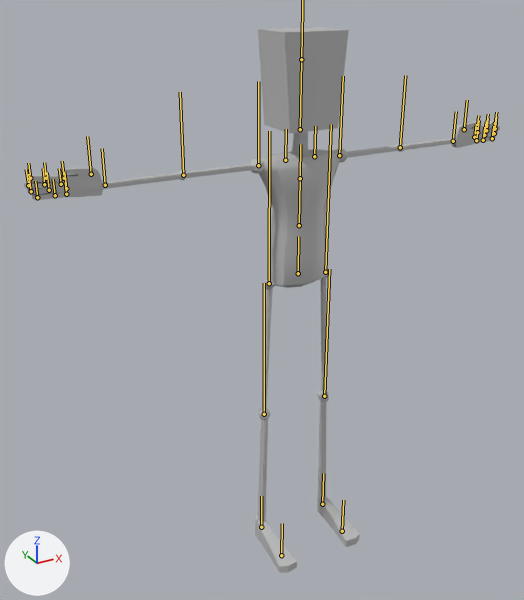
The FBX model Hallway_With_Guard/Assets/Animation/Idle.fbx: old version first, new version second.
One viewpoint serves both versions: a 50 mm lens placed at (-1.123, -1.875, 1.9), pointed at (-0.066, 0.046, 0.939). Lighting does not change. The marker at lower left points along +X, +Y and +Z. The bones that bend it are drawn over the model as lines.

In view in the first picture: 'DollGuy'.
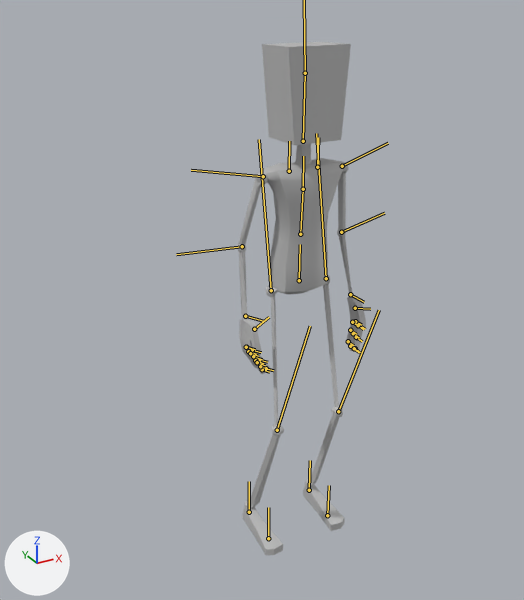
The newer file adds an action. The first version stands in its rest pose; the second is drawn at frame 21 of the action 'Take 001'.

Where the change shows, as pixel boxes [x1, y1, x2, y2] in the pictures (524 x 600 px):
'DollGuy', posed (73% narrower, 6% shorter)
    before: [24, 27, 500, 573]
    after: [237, 42, 366, 555]
bone 'Character1_Hips', root to tip
    before: (298, 273) to (298, 236)
    after: (299, 280) to (300, 244)
bone 'Character1_LeftUpLeg', root to tip
    before: (325, 272) to (331, 124)
    after: (326, 278) to (316, 133)
bone 'Character1_LeftLeg', root to tip
    before: (324, 396) to (329, 269)
    after: (338, 411) to (379, 310)
bone 'Character1_LeftFoot', root to tip
    before: (322, 504) to (323, 473)
    after: (309, 490) to (310, 460)
bone 'Character1_RightUpLeg', root to tip
    before: (269, 283) to (269, 131)
    after: (271, 290) to (259, 139)
bone 'Character1_RightLeg', root to tip
    before: (264, 414) to (264, 283)
    after: (277, 430) to (310, 326)
bone 'Character1_RightFoot', root to tip
    before: (261, 527) to (261, 496)
    after: (249, 512) to (249, 481)
bone 'Character1_Spine', root to tip
    before: (299, 225) to (300, 178)
    after: (300, 234) to (303, 189)
bone 'Character1_Spine1', root to tip
    before: (300, 178) to (300, 144)
    after: (303, 189) to (303, 156)
bone 'Character1_LeftArm', root to tip
    before: (339, 155) to (343, 76)
    after: (342, 166) to (388, 143)
bone 'Character1_LeftForeArm', root to tip
    before: (400, 147) to (405, 75)
    after: (341, 232) to (384, 213)
bone 'Character1_LeftHand', root to tip
    before: (453, 141) to (456, 111)
    after: (350, 294) to (364, 302)
bone 'Character1_LeftHandIndex1', root to tip
    before: (477, 128) to (478, 115)
    after: (359, 325) to (365, 329)
bone 'Character1_LeftHandMiddle1', root to tip
    before: (477, 132) to (479, 120)
    after: (358, 325) to (363, 329)
bone 'Character1_LeftHandRing1', root to tip
    before: (474, 137) to (476, 124)
    after: (355, 321) to (361, 325)
bone 'Character1_LeftHandPinky1', root to tip
    before: (476, 140) to (477, 132)
    after: (352, 322) to (356, 324)
bone 'Character1_RightArm', root to tip
    before: (258, 165) to (258, 81)
    after: (263, 176) to (191, 170)
bone 'Character1_RightForeArm', root to tip
    before: (183, 175) to (180, 92)
    after: (242, 246) to (176, 254)
bone 'Character1_RightHand', root to tip
    before: (105, 185) to (102, 148)
    after: (245, 316) to (263, 321)
bone 'Character1_RightHandThumb1', root to tip
    before: (91, 174) to (87, 136)
    after: (254, 329) to (269, 317)
bone 'Character1_RightHandIndex1', root to tip
    before: (64, 178) to (62, 161)
    after: (252, 350) to (261, 352)
bone 'Character1_RightHandMiddle1', root to tip
    before: (61, 184) to (59, 168)
    after: (248, 351) to (256, 354)
bone 'Character1_RightHandRing1', root to tip
    before: (66, 188) to (64, 171)
    after: (246, 347) to (255, 349)
bone 'Character1_RightHandPinky1', root to tip
    before: (66, 194) to (65, 182)
    after: (246, 347) to (251, 348)

What the commit changed:
Bone 'Character1_Hips' (bone_character1_hips) moves from (0.0, 0.0, 0.0) to (2.6, -4.1, -3.2).
Bone 'Character1_Hips' (bone_character1_hips) turns from (0, 0, 0) to (1, 0, 0) degrees about its own x, y and z.
Bone 'Character1_LeftUpLeg' (bone_character1_leftupleg) turns from (0, 0, 0) to (-13, 0, -1) degrees about its own x, y and z.
Bone 'Character1_LeftLeg' (bone_character1_leftleg) turns from (0, 0, 0) to (33, 1, 0) degrees about its own x, y and z.
Bone 'Character1_LeftFoot' (bone_character1_leftfoot) turns from (0, 0, 0) to (-20, 0, 2) degrees about its own x, y and z.
Bone 'Character1_RightUpLeg' (bone_character1_rightupleg) turns from (0, 0, 0) to (-13, 0, -2) degrees about its own x, y and z.
Bone 'Character1_RightLeg' (bone_character1_rightleg) turns from (0, 0, 0) to (32, -1, 0) degrees about its own x, y and z.
Bone 'Character1_RightFoot' (bone_character1_rightfoot) turns from (0, 0, 0) to (-20, 1, 2) degrees about its own x, y and z.
Bone 'Character1_Spine' (bone_character1_spine) turns from (0, 0, 0) to (2, 0, 0) degrees about its own x, y and z.
Bone 'Character1_Spine1' (bone_character1_spine1) turns from (0, 0, 0) to (-3, 0, 0) degrees about its own x, y and z.
Bone 'Character1_LeftArm' (bone_character1_leftarm) turns from (0, 0, 0) to (-15, 7, -82) degrees about its own x, y and z.
Bone 'Character1_LeftForeArm' (bone_character1_leftforearm) turns from (0, 0, 0) to (2, -14, -5) degrees about its own x, y and z.
Bone 'Character1_LeftHand' (bone_character1_lefthand) turns from (0, 0, 0) to (111, 0, 0) degrees about its own x, y and z.
Bone 'Character1_LeftHandIndex1' (bone_character1_lefthandindex1) turns from (0, 0, 0) to (2, -23, 0) degrees about its own x, y and z.
Bone 'Character1_LeftHandMiddle1' (bone_character1_lefthandmiddle1) turns from (0, 0, 0) to (1, -23, 0) degrees about its own x, y and z.
Bone 'Character1_LeftHandRing1' (bone_character1_lefthandring1) turns from (0, 0, 0) to (1, -23, 0) degrees about its own x, y and z.
Bone 'Character1_LeftHandPinky1' (bone_character1_lefthandpinky1) turns from (0, 0, 0) to (0, -23, 0) degrees about its own x, y and z.
Bone 'Character1_RightArm' (bone_character1_rightarm) turns from (0, 0, 0) to (0, -12, 78) degrees about its own x, y and z.
Bone 'Character1_RightForeArm' (bone_character1_rightforearm) turns from (0, 0, 0) to (3, 23, 9) degrees about its own x, y and z.
Bone 'Character1_RightHand' (bone_character1_righthand) turns from (0, 0, 0) to (95, 0, 0) degrees about its own x, y and z.
Bone 'Character1_RightHandThumb1' (bone_character1_righthandthumb1) turns from (0, 0, 0) to (0, -1, -33) degrees about its own x, y and z.
Bone 'Character1_RightHandIndex1' (bone_character1_righthandindex1) turns from (0, 0, 0) to (3, 32, 1) degrees about its own x, y and z.
Bone 'Character1_RightHandMiddle1' (bone_character1_righthandmiddle1) turns from (0, 0, 0) to (2, 33, 1) degrees about its own x, y and z.
Bone 'Character1_RightHandRing1' (bone_character1_righthandring1) turns from (0, 0, 0) to (1, 33, 0) degrees about its own x, y and z.
Bone 'Character1_RightHandPinky1' (bone_character1_righthandpinky1) turns from (0, 0, 0) to (0, 33, 0) degrees about its own x, y and z.
